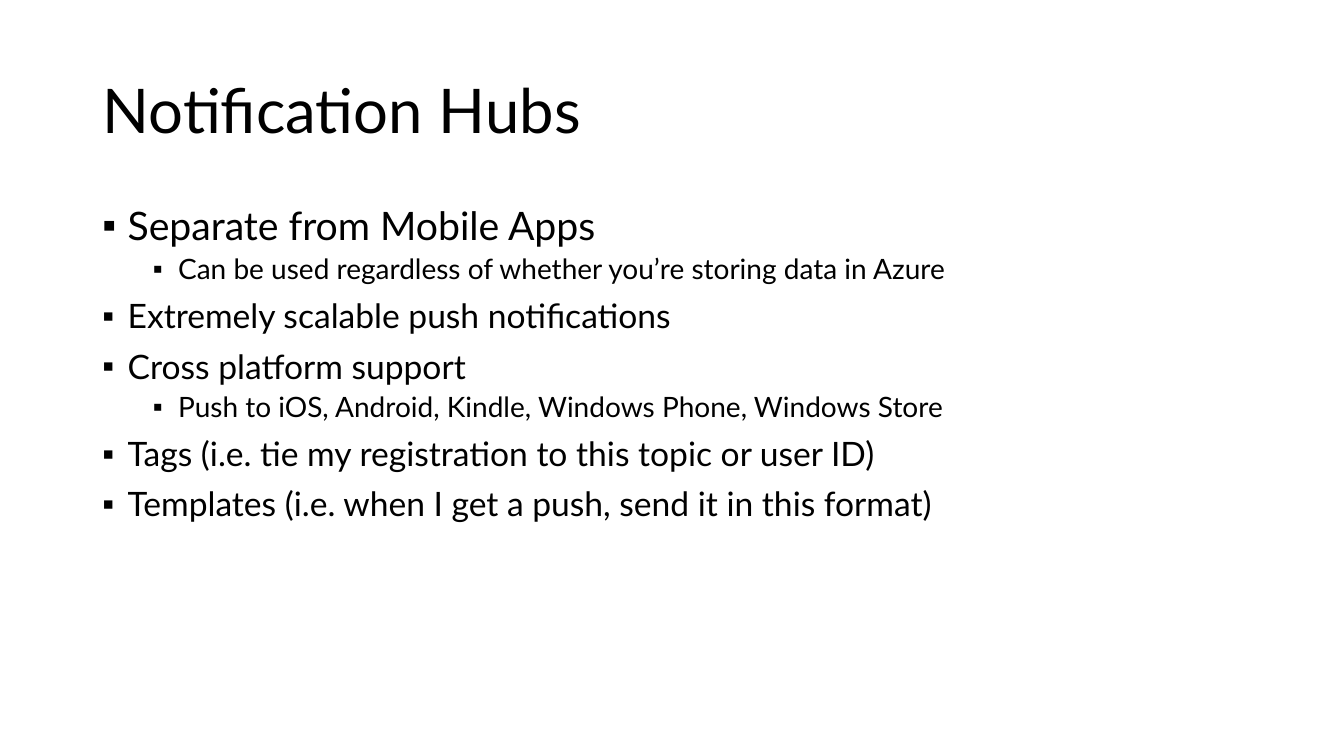
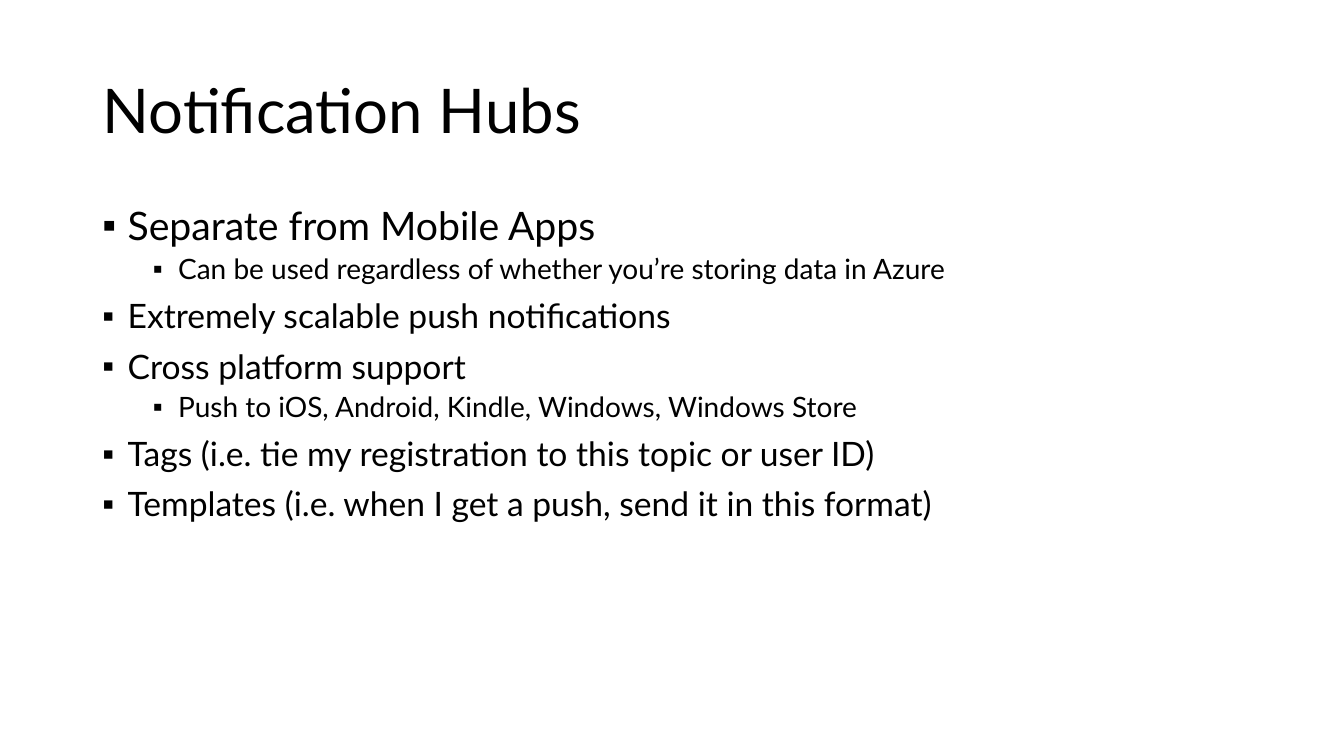
Before and after one commit to microsoft/AcademicContent, a slide deck: slide 15 of Complimentary Course Content/Module3/Lessons/Module3_Lesson12 Mobile Apps with Microsoft Azure App Service.pptx. Drawn at 1344x756 pixels with LibreOffice and Linux fonts; fonts in the diff are those of the drawing. Boxes give left, top, right and bottom in pixels: in the first picture for what was removed or moved away, otherwise in the second. Text is boxed around its words. In the diff, an @@ line names an element or a change of style, - is before the commit and + after.

```diff
--- a/Complimentary Course Content/Module3/Lessons/Module3_Lesson12 Mobile Apps with Microsoft Azure App Service.pptx
+++ b/Complimentary Course Content/Module3/Lessons/Module3_Lesson12 Mobile Apps with Microsoft Azure App Service.pptx
@@ text at [178, 396, 857, 421]: text changed @@
-  ▪ Push to iOS, Android, Kindle, Windows Phone, Windows Store
+  ▪ Push to iOS, Android, Kindle, Windows, Windows Store
```
Also in this commit, not shown: 2 other slides changed, 9 other files.
